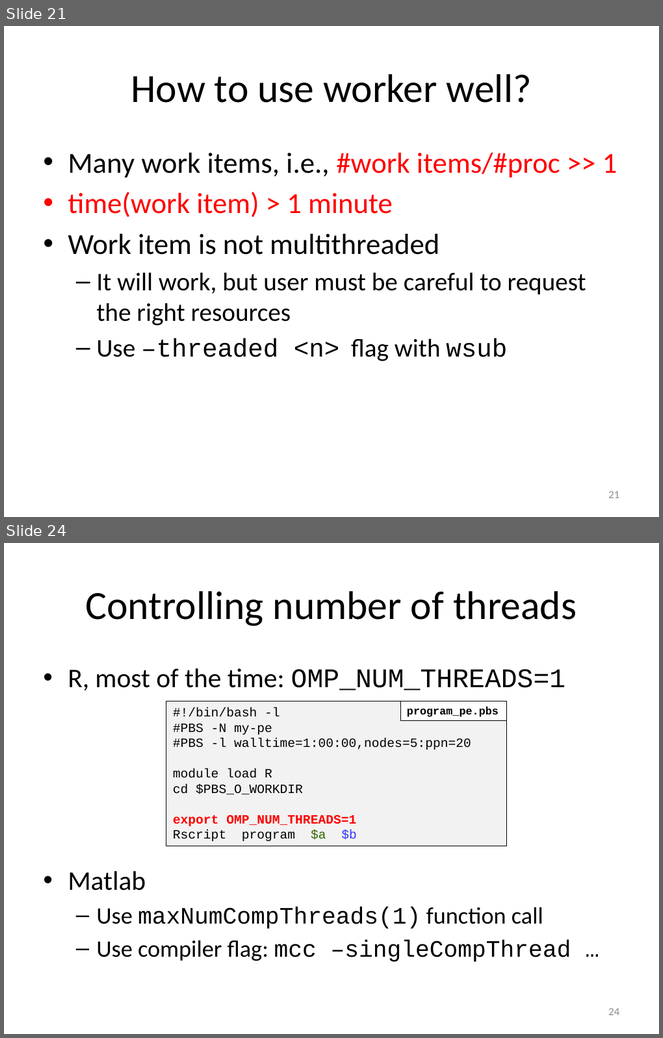
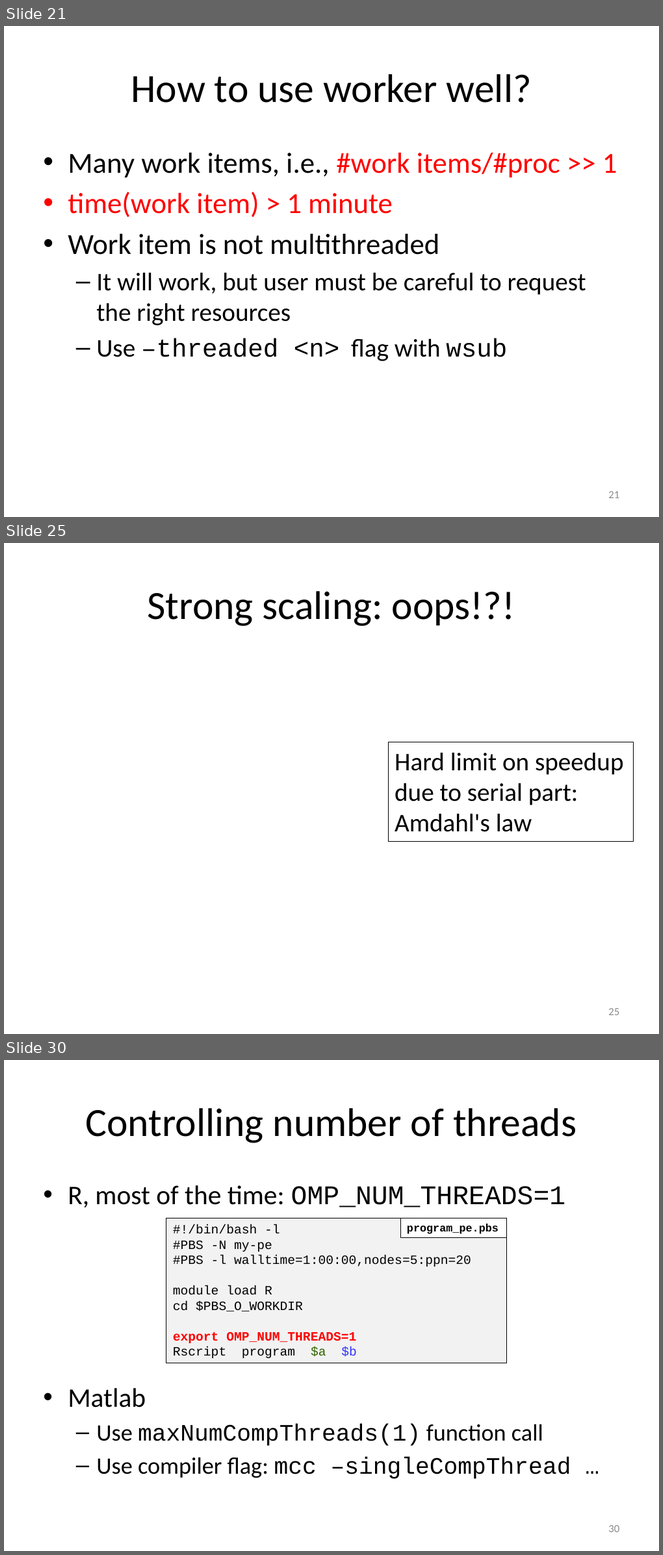
Before and after one commit to gjbex/worker, a slide deck: doc/worker.pptx. Shown one above the other, each under a label of ours: slides 21 and 24 before the commit, slides 21, 25 and 30 after it; the slides between them are not shown. The pictures are 663x1038 and 663x1555 pixels, drawn with LibreOffice and Linux fonts; fonts in the diff are those of the drawing; grey boxes stand for pictures. Boxes give left, top, right and bottom in pixels: in the first picture for what was removed or moved away, otherwise in the second. Text is boxed around its words. In the diff, an @@ line names an element or a change of style, - is before the commit and + after.

Commit message:
Add scaling slides

```diff
--- a/doc/worker.pptx
+++ b/doc/worker.pptx
@@ slide 25 added at box(4, 543, 659, 1034), background #FFFFFF @@
@@ title added at box(148, 591, 516, 626), 44 pt, text #000000 @@
+Strong scaling: oops!?!
@@ rectangle added at box(389, 742, 634, 841), outline #000000 0.75 pt, 28 pt, text #000000 @@
+Hard limit on speedup
+due to serial part:
+Amdahl's law
@@ page number added at box(608, 1008, 620, 1016), 12 pt, text #8C8C8C @@
+25
@@ what was slide 24 is now slide 30 @@
@@ page number at box(608, 1525, 620, 1533): text changed @@
-24
+30
```
Also in this commit, not shown: 1 slide changed, 5 other slides added.
